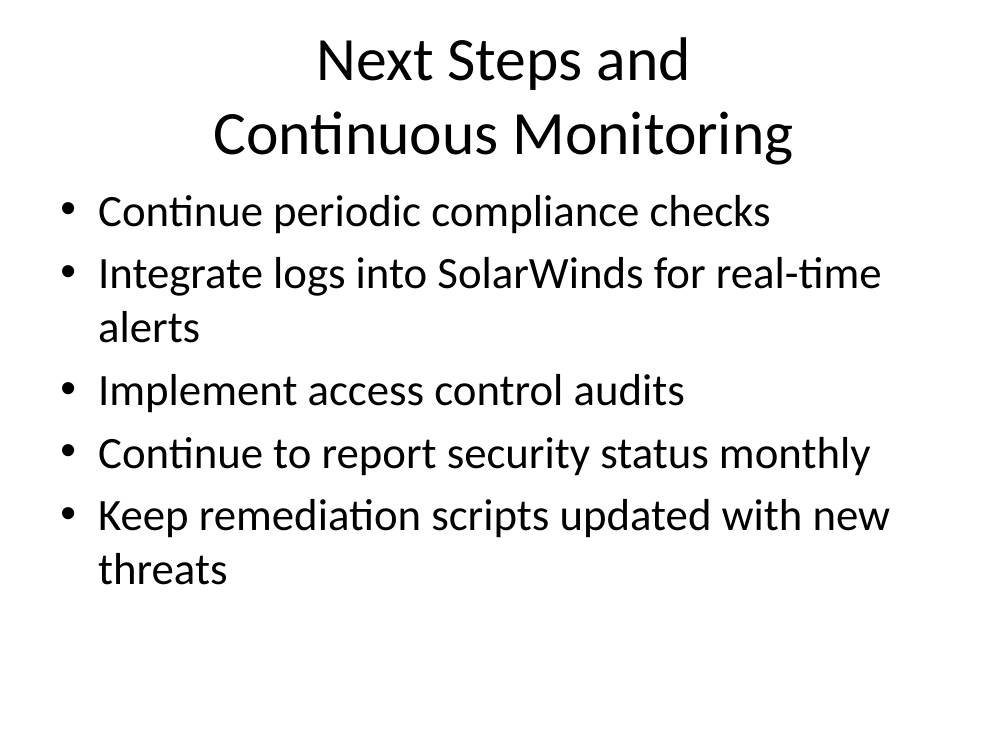
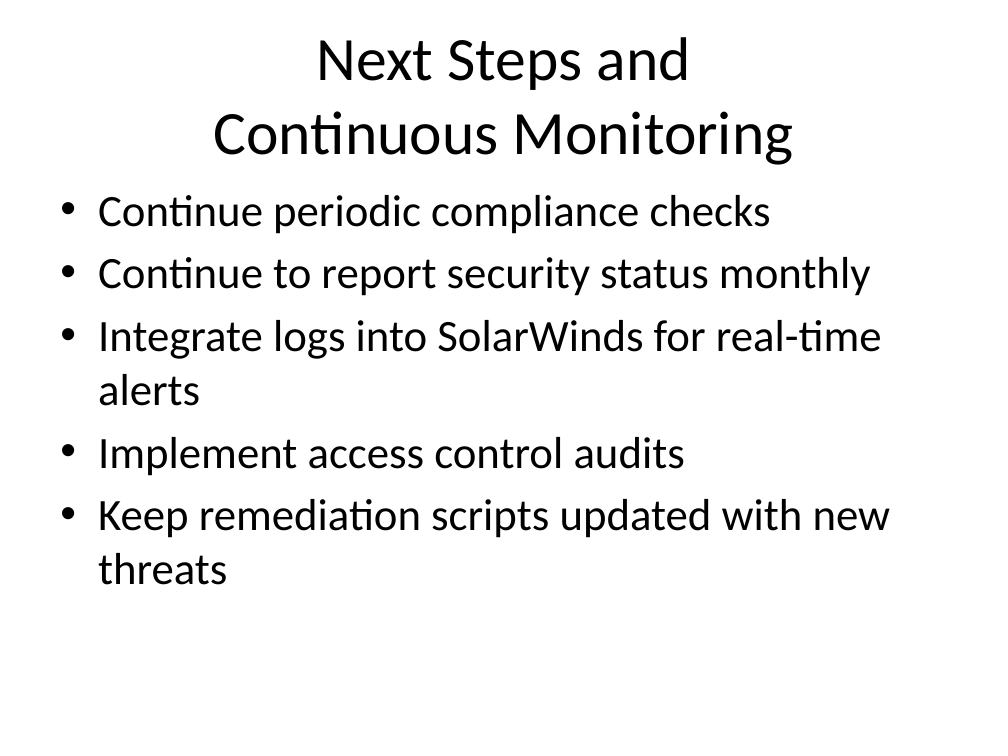
Before and after one commit to MLBroussard/Tools, a slide deck: slide 8 of AA25-050A/Briefing.pptx. Drawn at 1008x756 pixels with LibreOffice and Linux fonts; fonts in the diff are those of the drawing. Boxes give left, top, right and bottom in pixels: in the first picture for what was removed or moved away, otherwise in the second. Text is boxed around its words. In the diff, an @@ line names an element or a change of style, - is before the commit and + after.

```diff
--- a/AA25-050A/Briefing.pptx
+++ b/AA25-050A/Briefing.pptx
@@ text at (98,257,871,296): paragraph added @@
+• Continue to report security status monthly
@@ text at (98,437,871,476): paragraph removed @@
-• Continue to report security status monthly
```
Also in this commit, not shown: 1 other slide changed, 1 slide added.
